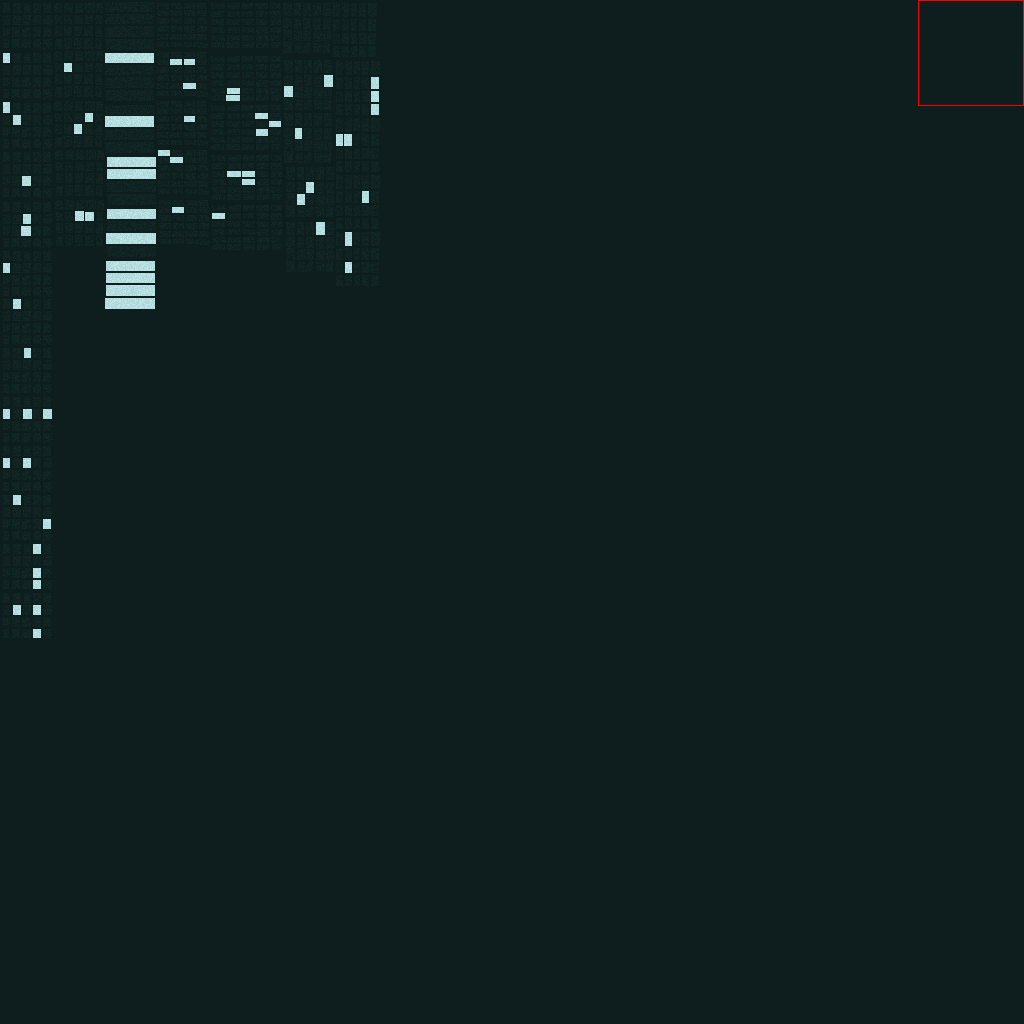
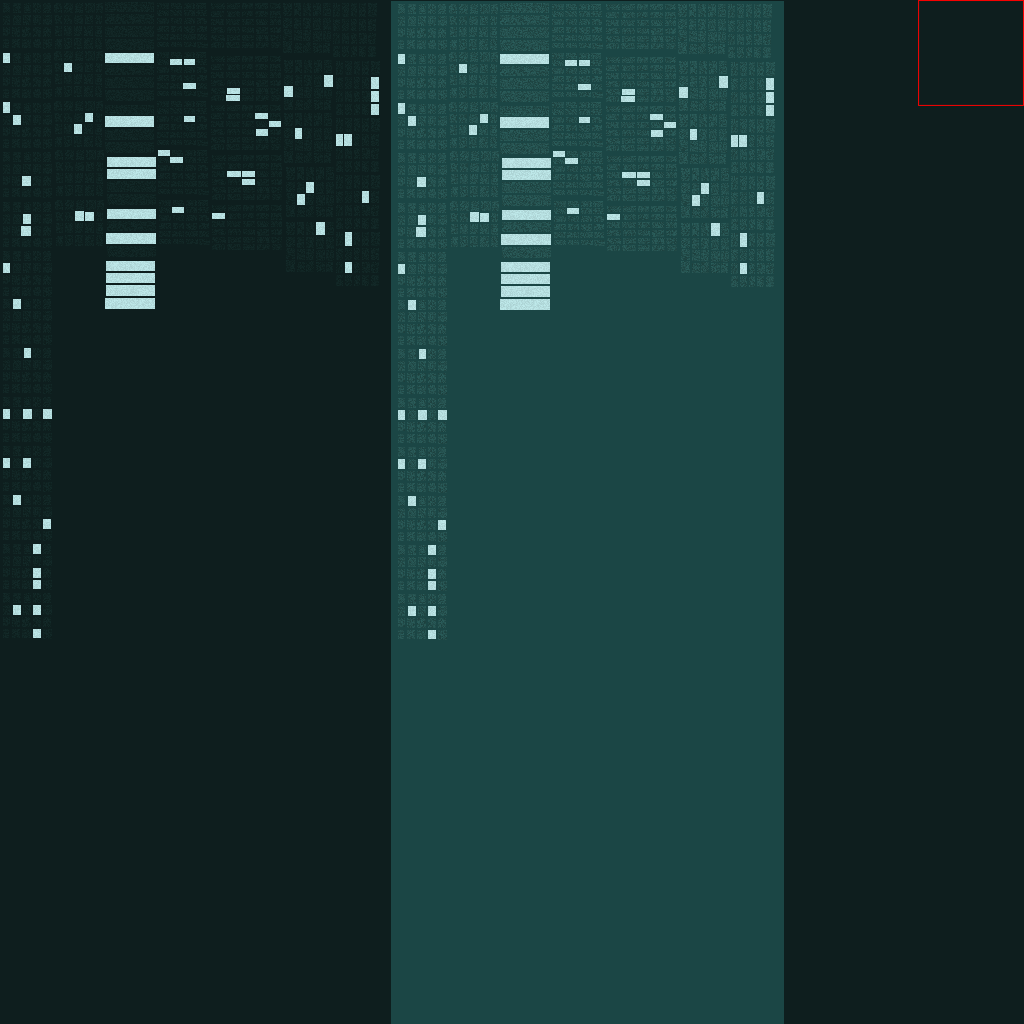
Comparing the layer stacks of the two (1024, 1024) images. Changes:
showed group "light" (22 layers) over [391, 1, 784, 1024]
added layer "Layer 9" (vivid light, 37%) in group "light" over [398, 3, 775, 640]
added layer "Layer 1 copy 19" (1st of 2, in "light") in group "light" over [398, 594, 447, 640]
added layer "Layer 1 copy 18" (1st of 2, in "light") in group "light" over [398, 545, 447, 591]
added layer "Layer 1 copy 17" (1st of 2, in "light") in group "light" over [398, 496, 447, 542]
added layer "Layer 1 copy 16" (1st of 2, in "light") in group "light" over [398, 447, 447, 493]
added layer "Layer 1 copy 15" (1st of 2, in "light") in group "light" over [398, 398, 447, 444]
added layer "Layer 1 copy 14" (1st of 2, in "light") in group "light" over [398, 349, 447, 395]
added layer "Layer 1 copy 13" (1st of 2, in "light") in group "light" over [398, 300, 447, 346]
added layer "Layer 4 copy 6" (1st of 2, in "light") in group "light" over [500, 262, 550, 310]
added layer "Layer 1 copy 24" (1st of 2, in "light") in group "light" over [398, 52, 775, 173]
added layer "Layer 4 copy 5" (1st of 2, in "light") in group "light" over [398, 54, 774, 147]
added layer "Layer 1 copy 25" (1st of 2, in "light") in group "light" over [398, 151, 775, 287]
added layer "Layer 4 copy 4" (1st of 2, in "light") in group "light" over [416, 151, 764, 274]
added layer "Layer 1 copy 6" (1st of 2, in "light") in group "light" over [500, 3, 549, 51]
added layer "Layer 1 copy 8" (1st of 2, in "light") in group "light" over [552, 4, 603, 49]
added layer "Layer 1 copy 7" (1st of 2, in "light") in group "light" over [606, 4, 676, 49]
added layer "Layer 1 copy 9" (1st of 2, in "light") in group "light" over [678, 4, 726, 54]
added layer "Layer 1 copy 10" (1st of 2, in "light") in group "light" over [728, 4, 772, 58]
added layer "Layer 1 copy 3" (1st of 2, in "light") in group "light" over [391, 1, 784, 1024]
…and 3 more changes (3 added)
